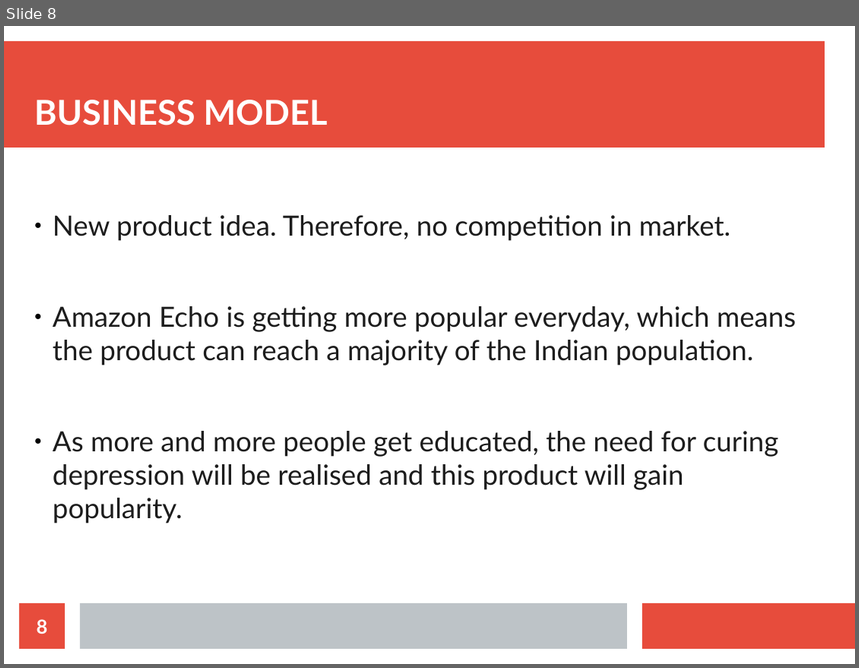
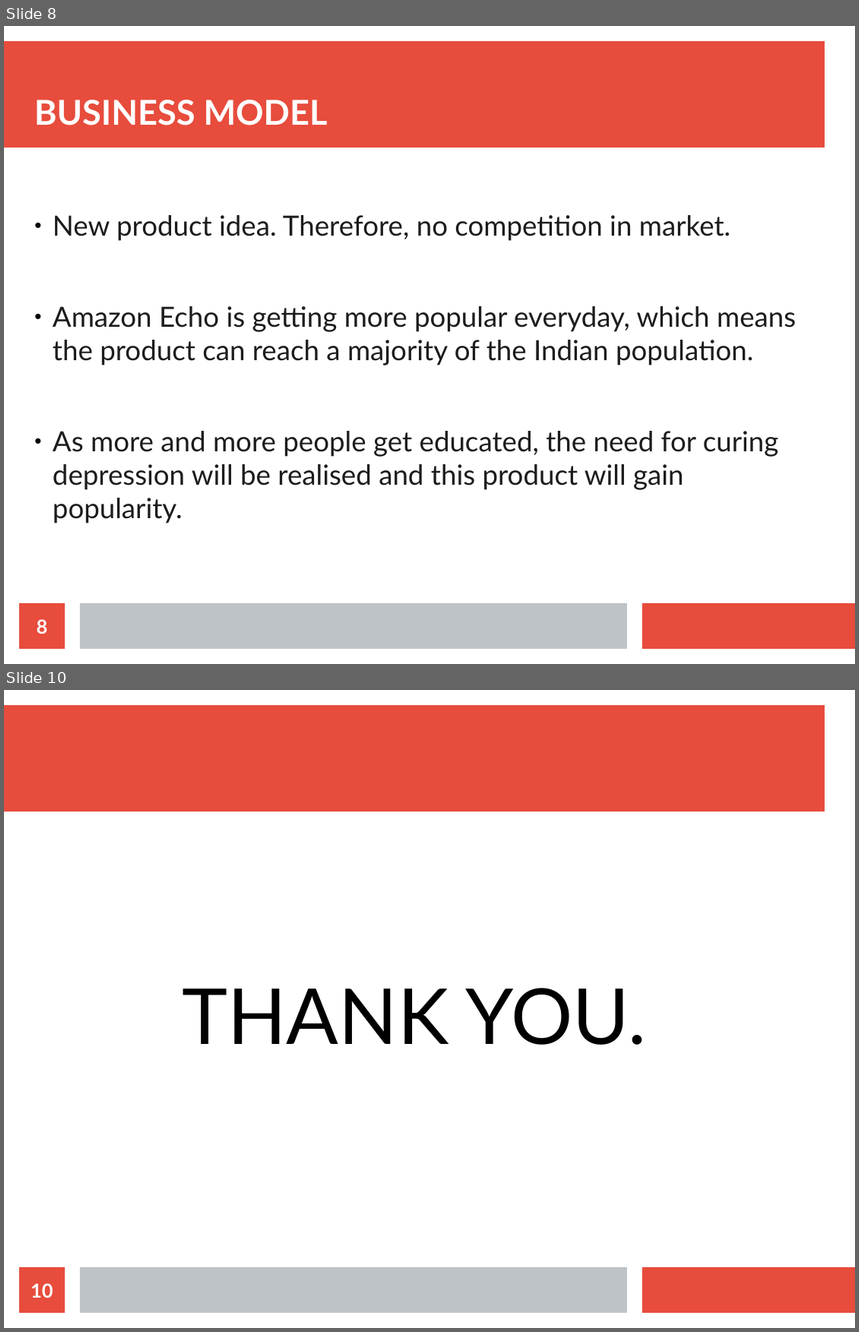
Before and after one commit to abhishekti7/CodeUtsava-Hack, a slide deck: presentation/CodeUtsava.odp. Shown one above the other, each under a label of ours: slide 8 before the commit, slides 8 and 10 after it; the slides between them are not shown. The pictures are 859x668 and 859x1332 pixels, drawn with LibreOffice and Linux fonts; fonts in the diff are those of the drawing. Boxes give left, top, right and bottom in pixels: in the first picture for what was removed or moved away, otherwise in the second. Text is boxed around its words. In the diff, an @@ line names an element or a change of style, - is before the commit and + after.

```diff
--- a/presentation/CodeUtsava.odp
+++ b/presentation/CodeUtsava.odp
@@ slide 10 added at (x1=4, y1=690, x2=855, y2=1328), background #FFFFFF; not listed: 3 template elements that a slide beside it also shows @@
@@ text added at (x1=183, y1=988, x2=647, y2=1045), 72 pt, text #000000 @@
+THANK YOU.
@@ page number added at (x1=19, y1=1268, x2=65, y2=1313), fill #E74C3C, 18 pt, text #FFFFFF, bold @@
+10
```
Also in this commit, not shown: 4 slides changed, 1 other file.
